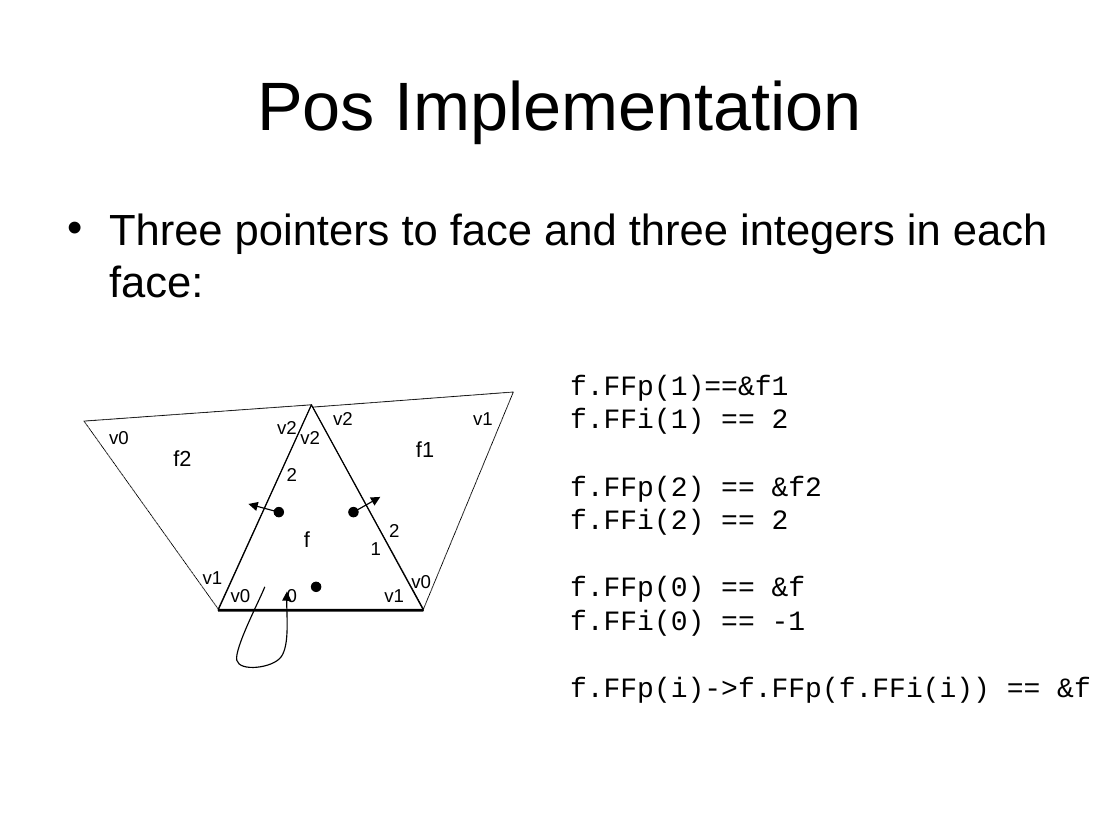
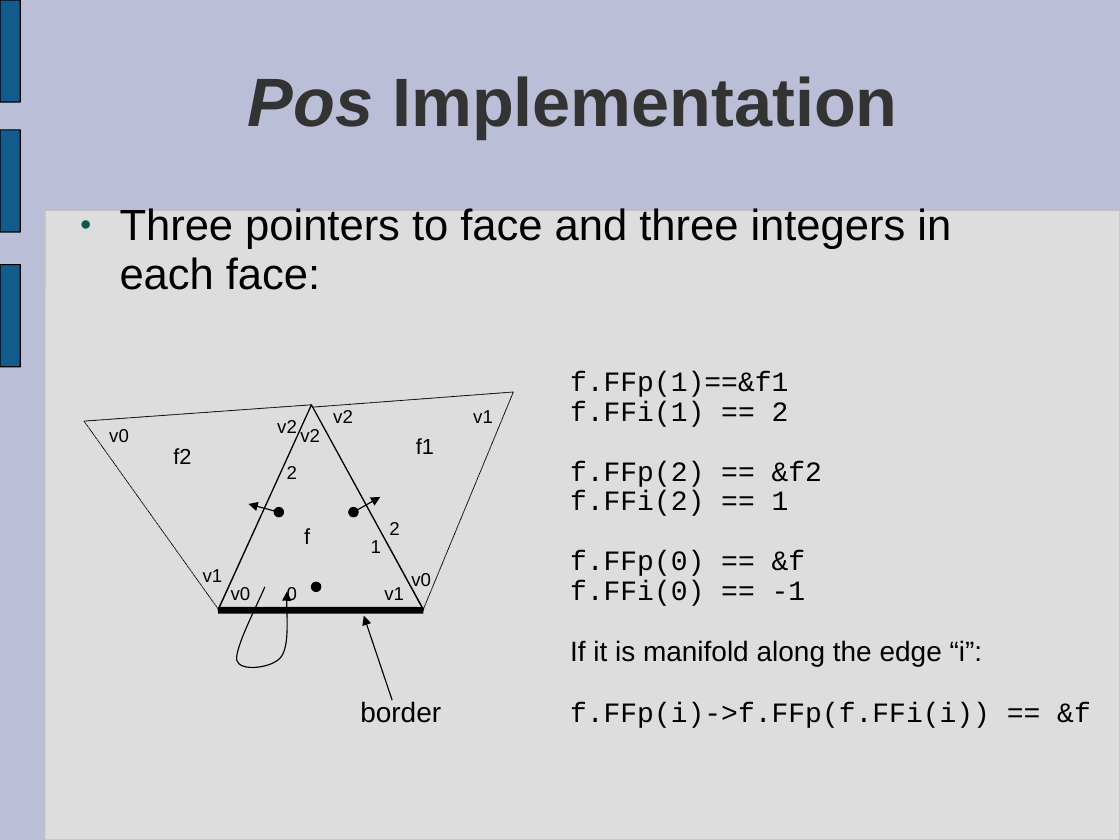
Before and after one commit to virtualritz/vcglib, a slide deck: slide 19 of docs/introduction to vcg.ppt (slide 23 before the commit). Drawn at 1120x840 pixels with LibreOffice and Linux fonts; fonts in the diff are those of the drawing. Boxes give left, top, right and bottom in pixels: in the first picture for what was removed or moved away, otherwise in the second. Text is boxed around its words. In the diff, an @@ line names an element or a change of style, - is before the commit and + after.

```diff
--- a/docs/introduction to vcg.ppt
+++ b/docs/introduction to vcg.ppt
@@ background #FFFFFF to #BABED6 @@
@@ freeform shape added at box(0, 0, 20, 102), fill #125C8D, outline #000000 0.74 pt @@
@@ title "Pos Implementation" at box(248, 76, 897, 139): text colour #000000 to #333333, bold on; italic on in "Pos"; indent changed; line spacing 1 to 0.93 @@
@@ freeform shape added at box(0, 130, 20, 232), fill #125C8D, outline #000000 0.74 pt @@
@@ text "Three pointers to face and ..." at box(120, 208, 951, 290): bullet • to ●; line spacing 1 to 0.93; more space between paragraphs; bullet colour #000000 to #0E594D @@
@@ rounded rectangle added at box(45, 211, 1120, 840), fill #DDDDDD, outline #C0C0C0 0.74 pt @@
@@ freeform shape added at box(0, 264, 20, 366), fill #125C8D, outline #000000 0.74 pt @@
@@ text at box(570, 371, 1091, 728): line spacing 1 to 0.89 @@
@@ text at box(570, 491, 789, 516): text changed @@
-f.FFi(2) == 2
+f.FFi(2) == 1
@@ line spacing 1 to 0.93 in 16 elements at box(411, 573, 431, 590), box(231, 587, 251, 600), box(384, 587, 404, 600), box(277, 420, 297, 437), box(203, 569, 223, 582), box(300, 427, 320, 442), box(109, 429, 129, 442), box(473, 410, 493, 423), box(333, 410, 353, 423), box(287, 587, 297, 605), box(371, 540, 381, 553), box(287, 466, 297, 479), box(389, 522, 399, 535), box(173, 448, 191, 464), box(416, 438, 434, 454), box(304, 528, 310, 544) @@
@@ line (218, 610) - (423, 610): stroke #000000 1.76 pt to #000000 4.31 pt @@
@@ arrow added from (392, 700) to (364, 616), #000000 0.74 pt @@
@@ text at box(570, 640, 983, 666): paragraph added @@
+If it is manifold along the edge “i”:
@@ text added at box(360, 701, 441, 723), 18 pt, text #000000 @@
+border
```
Also in this commit, not shown: 12 other slides changed, 15 slides added, 18 slides removed.
